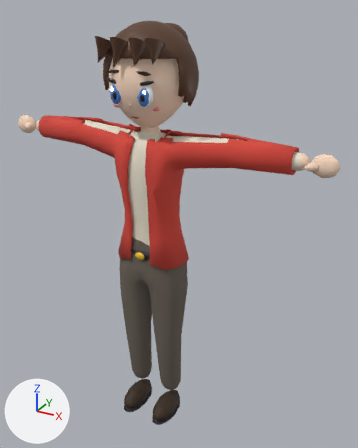
Before and after pictures for a commit that changed the glTF model pokebox-game/assets/chars/anime/f_elder.glb.
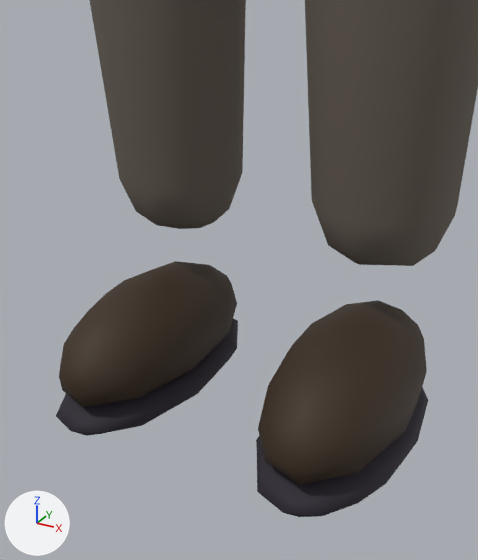
There are two pictures of each version: one whole from a 50 mm lens placed at (1.118, -1.748, 1.981), pointed at (0.081, 0.138, 1.038), one close up from a 50 mm lens placed at (0.223, -0.431, 0.333), pointed at (-0.007, -0.012, 0.123). Arrows for +X, +Y and +Z are at lower left; the lights stay in place. The older version's two pictures come first. Vertices at exactly the same position are counted once.

Objects in the first close-up: 'Trainer'.
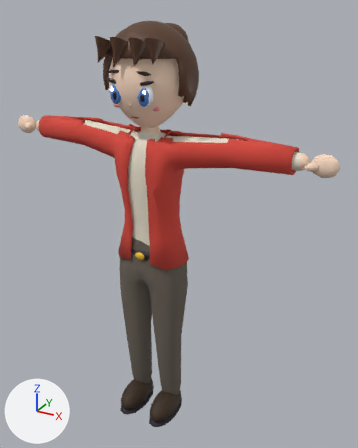
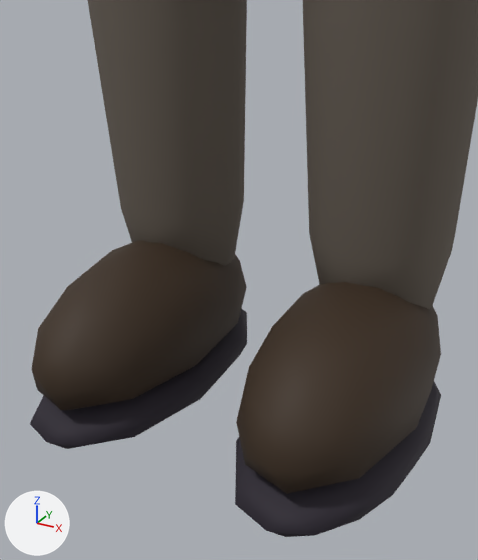
Scene script edits in JSON lines:
```json
{"block": "me_trainer_018", "where": "me_trainer_018.from_pydata(...)  # 2682 vertices, 5200 faces; spans x -0.8..0.8, y -0.16..0.28, z 0.01..1.93"}
{"block": "me_trainer_018", "where": "# used by ob_trainer; location = (0.0, 0.0, 0.0)"}
{"block": "me_trainer_018", "change": "me_trainer_018 part 1: the loose piece of 75 vertices spanning x 0.04..0.14, y -0.12..0.1, z 0.04..0.11 is scaled about its middle by (1.18, 1.16, 1.3), then moved by (0.0, -0.01, 0.02)"}
{"block": "me_trainer_018", "change": "me_trainer_018 part 2: the loose piece of 74 vertices spanning x -0.14..-0.04, y -0.12..0.1, z 0.04..0.11 is scaled about its middle by (1.18, 1.16, 1.3), then moved by (0.0, -0.01, 0.02)"}
{"block": "me_trainer_018", "change": "me_trainer_018 part 3: the loose piece of 50 vertices spanning x 0.03..0.14, y -0.13..0.1, z 0.01..0.04 is scaled about its middle by (1.18, 1.16, 1.3), then moved by (0.0, -0.01, 0.01)"}
{"block": "me_trainer_018", "change": "me_trainer_018 part 4: the loose piece of 51 vertices spanning x -0.14..-0.03, y -0.13..0.1, z 0.01..0.04 is scaled about its middle by (1.18, 1.16, 1.3), then moved by (0.0, -0.01, 0.01)"}
{"block": "me_trainer_018", "change": "me_trainer_018 part 5: all 72 vertices in x -0.14..0.14, y -0.02..0.08, z 0.14..0.19 are scaled about their middle by (1, 1.04, 1.68), then moved by (0.0, 0.0, -0.04)"}
```

What differs and where, as boxes (x1, y1, x2, y2) in the close-ups (478 x 560 px; the box of a moved part takes in the faces that stretch with it):
```json
{"object": "Trainer", "change": "reshaped", "before": [56, 0, 478, 517], "after": [30, 0, 478, 537]}
{"part": 1, "of": "me_trainer_018", "change": "moved or reshaped", "before": [258, 300, 427, 485], "after": [236, 282, 441, 494]}
{"part": 2, "of": "me_trainer_018", "change": "moved or reshaped", "before": [59, 261, 237, 407], "after": [31, 240, 247, 410]}
{"part": 3, "of": "me_trainer_018", "change": "moved or reshaped", "before": [256, 387, 428, 517], "after": [235, 382, 441, 537]}
{"part": 4, "of": "me_trainer_018", "change": "moved or reshaped", "before": [56, 318, 238, 436], "after": [30, 308, 247, 449]}
{"part": 5, "of": "me_trainer_018", "change": "moved or reshaped", "before": [90, 0, 478, 266], "after": [88, 0, 478, 309]}
```
